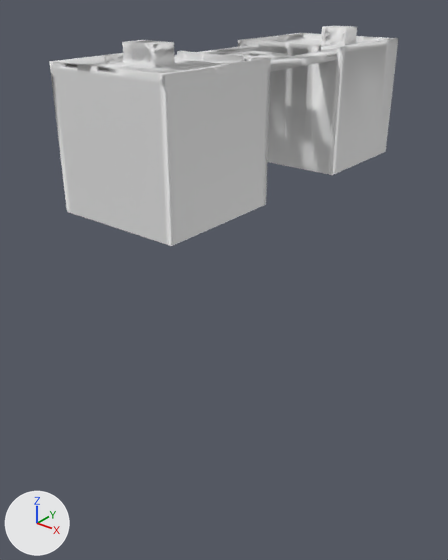
Two versions of the FBX model BluntBrawl/Assets/_/Content/FBX/Map_FBX/3D_Map_RoofTop.fbx, one commit apart.
Before and after are seen from a 50 mm lens placed at (61.7, -84.8, 10.8), pointed at (-2.1, -5.0, -38.6). Lighting does not change. The marker at lower left points along +X, +Y and +Z. The picture after the commit comes second. Where no turn or scale is listed for an object, it has been applied to the vertices.

Names of what the first picture shows: 'GEO_RoofTop'.
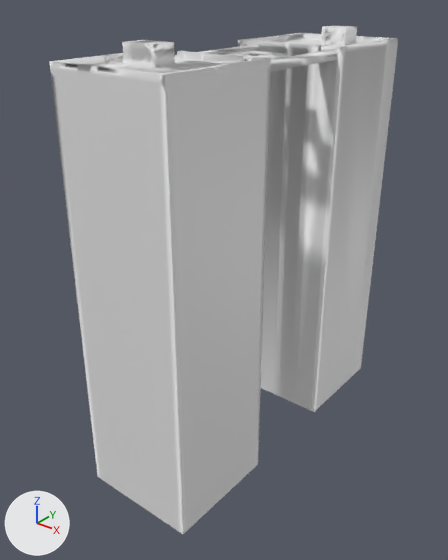
What differs and where, as boxes (x1, y1, x2, y2) in the pictures (448 x 560 px; the box of a moved part takes in the faces that stretch with it):
'GEO_RoofTop', reshaped (130% taller): before (49, 25, 399, 246); after (49, 25, 399, 534)
part 1 of me_rooftop, moved or reshaped: before (53, 88, 268, 246); after (53, 88, 268, 534)
part 2 of me_rooftop, moved or reshaped: before (238, 44, 398, 175); after (238, 44, 398, 412)

Edits to the bpy script that builds the scene:
```text
Change me_rooftop:
    used by ob_geo_rooftop; location = (0.0, 0.0, 0.0)
    remove me_rooftop.from_pydata(...)  # 574 vertices, 542 faces; spans x -10.5..10.5, y -31.5..30.5, z -20.0..3.0
    add me_rooftop.from_pydata(...)  # 574 vertices, 542 faces; spans x -10.5..10.5, y -31.5..30.5, z -71.2..3.0
    me_rooftop part 1: all 38 vertices in x -10.5..10.5, y -31.5..-10.5, z -20.0 are moved by (0.0, 0.0, -51.2)
    me_rooftop part 2: all 36 vertices in x -10.5..10.5, y 9.5..30.5, z -20.0 are moved by (0.0, 0.0, -51.2)
```
